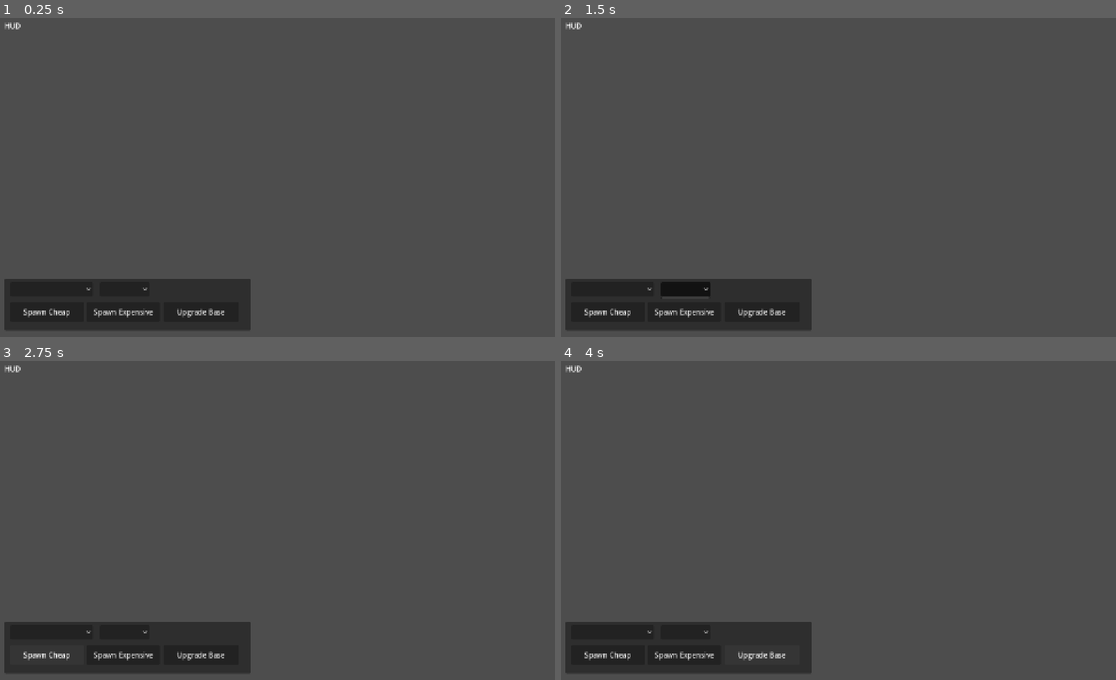
Above: before the commit, frames 1-4 (two rows, left to right).
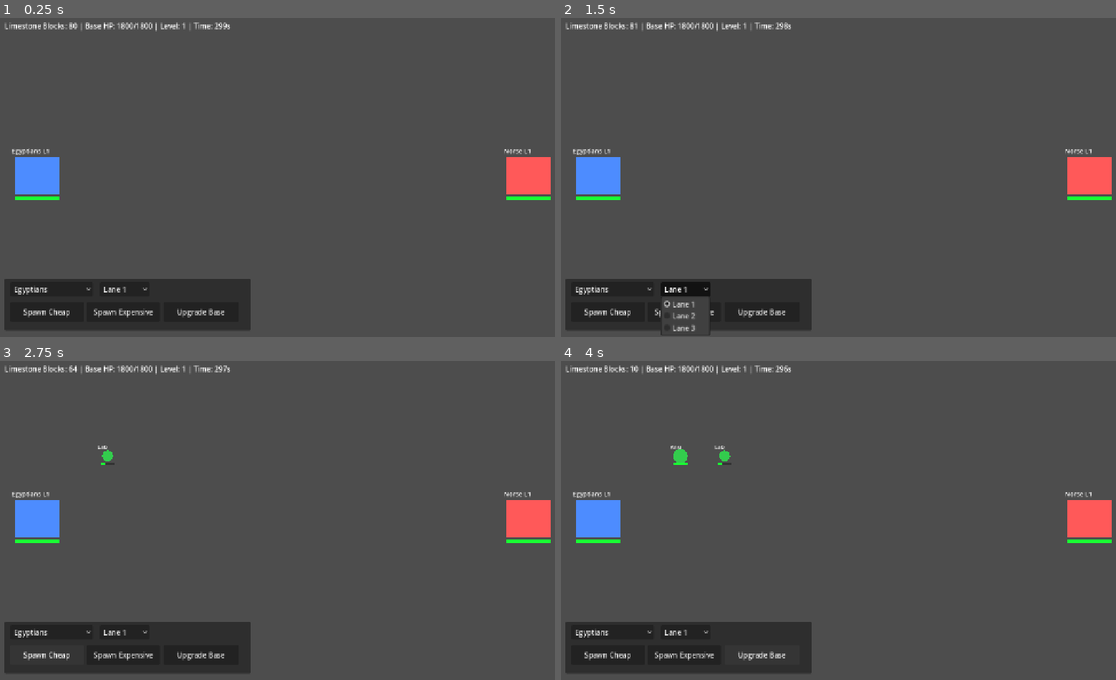
Above: after the commit, the same moments.

Repository: W0L1C/MyDominion
Game: Godot game, scene res://scenes/Main.tscn
Two runs of this game, one before a commit and one after it. Both use one fixed random seed, a clock stepped at 60 frames per second and the inputs below.
Inputs (mouse positions are in pixels of both pictures, inside the frame that each line leads up to):
- Up to frame 1 (0.25 s): no input
- Up to frame 2 (1.5 s): click (610, 289) at 0.5 s; click (683, 289) at 1.25 s
- Up to frame 3 (2.75 s): click "Spawn Cheap" at 2 s
- Up to frame 4 (4 s): click "Spawn Expensive" at 2.75 s; click "Upgrade Base" at 3.5 s

The runs differ from the first frame. In frame 1, 2.8% of the frame differs, in the area x 1-100%, y 1-87%; in frame 2, 3.3%, in the area x 1-100%, y 1-100%; in frame 3, 2.9%; in frame 4, 3.0%.
Error before the commit: Parse Error: Cannot infer the type of "resource_name" variable because the value doesn't have a set type. (res://scripts/main.gd:331)

Commit message:
Fix strict type inference for HUD resource label

Diff:
--- a/scripts/main.gd
+++ b/scripts/main.gd
@@ -328,7 +328,7 @@
 	enemy_resource = 80
 
 func _update_hud() -> void:
-	var resource_name := civ_data[player_civ]["resource"]
+	var resource_name: String = str(civ_data[player_civ]["resource"])
 	hud.text = "%s: %d | Base HP: %d/%d | Level: %d | Time: %ds" % [
 		resource_name,
 		int(player_resource),
